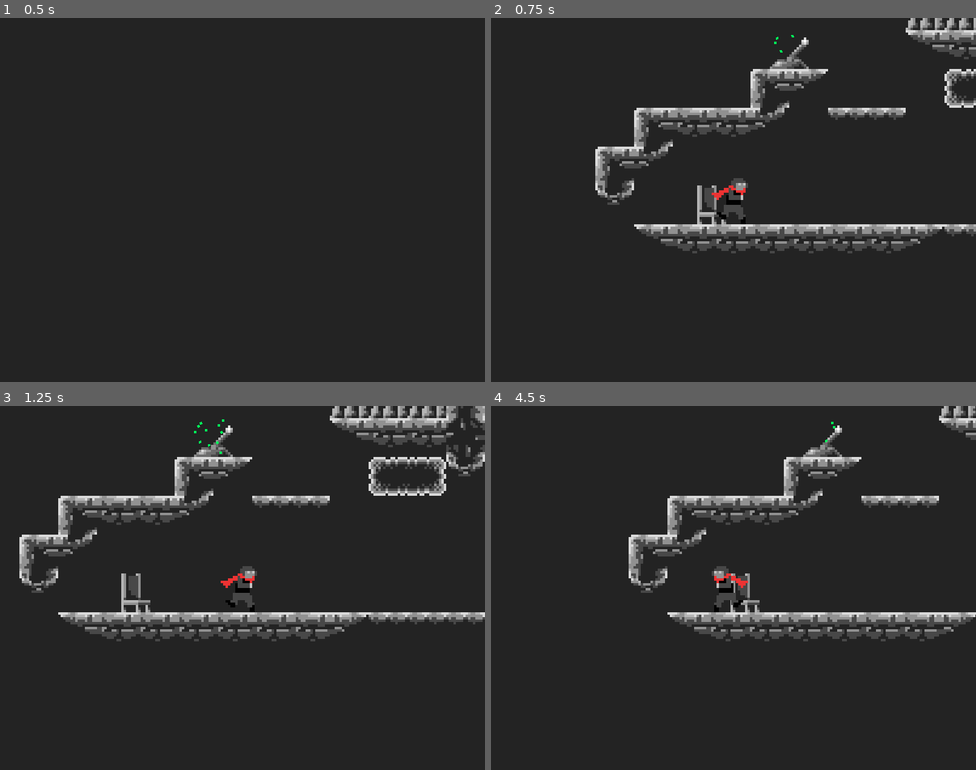
Above: before the commit, frames 1-4 (two rows, left to right).
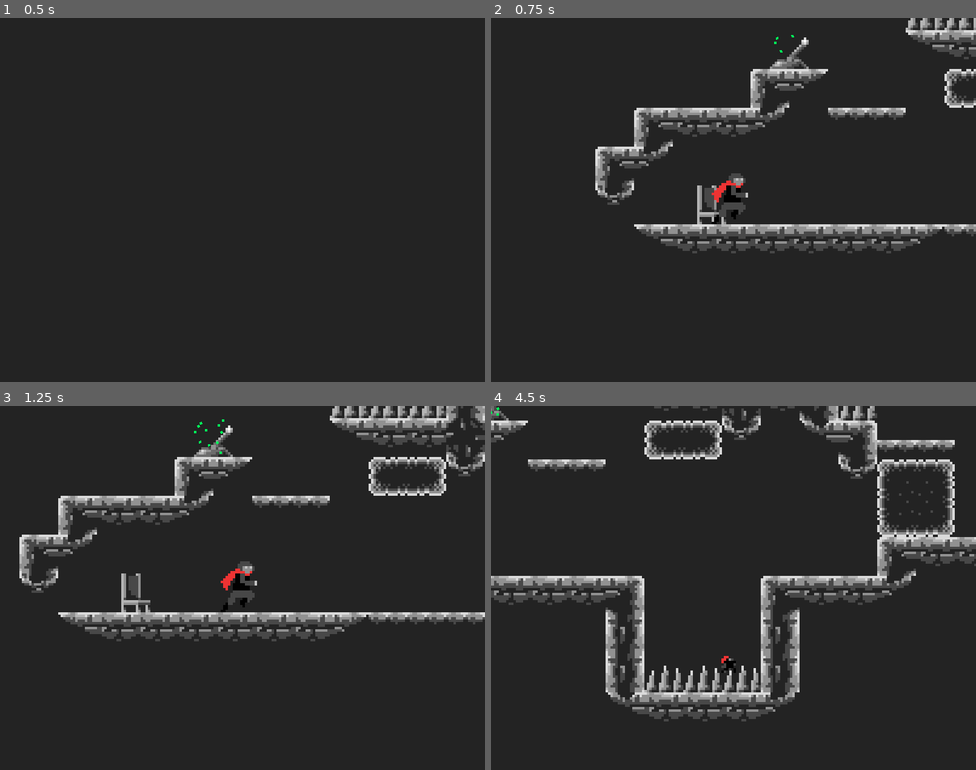
Above: after the commit, the same moments.

Repository: kopytlyanka/TCoC
Game: Godot game, scene res://UI/MainMenu/MainMenu.tscn
Same seed, same stepped clock (60 frames per second), same inputs: the game is played once before the commit and once after it.
Inputs:
- Up to frame 1 (0.5 s): no input
- Up to frame 2 (0.75 s): tap Enter at 0.5 s; hold Right (ui_right) from 0.53 s (still down)
- Up to frame 3 (1.25 s): keep holding Right (ui_right); tap Up (ui_up) at 0.77 s
- Up to frame 4 (4.5 s): tap Up (ui_up) at 1.52, 3.02, 3.77 s; release Right (ui_right) at 2.03 s; hold Left (ui_left) 2.03-2.78 s; hold Right (ui_right) 2.78-4.28 s; hold Left (ui_left) from 4.28 s (still down)

Frame 1 is identical in both runs. In frame 2, 0.5% of the frame differs, in the area x 45-53%, y 42-57%; in frame 3, 0.5%; in frame 4, 23%, in the area x 0-100%, y 0-87%.

Commit message:
animations

Diff:
--- a/Player/Player.tscn
+++ b/Player/Player.tscn
@@ -1,5 +1,6 @@
-[gd_scene load_steps=32 format=2]
+[gd_scene load_steps=67 format=2]
 
+[ext_resource path="res://Player/assets/die_l/sprite_1.png" type="Texture" id=1]
 [ext_resource path="res://Player/scripts/Player.gd" type="Script" id=2]
 [ext_resource path="res://Player/scripts/cameraController.gd" type="Script" id=3]
 [ext_resource path="res://Player/assets/run/sprite_1.png" type="Texture" id=4]
@@ -10,6 +11,7 @@
 [ext_resource path="res://Player/assets/run_l/sprite_3.png" type="Texture" id=9]
 [ext_resource path="res://Player/assets/run/sprite_2.png" type="Texture" id=10]
 [ext_resource path="res://Player/assets/run/sprite_0.png" type="Texture" id=11]
+[ext_resource path="res://Player/assets/die_l/sprite_0.png" type="Texture" id=12]
 [ext_resource path="res://Player/assets/run_l/sprite_2.png" type="Texture" id=13]
 [ext_resource path="res://Player/assets/run_l/sprite_4.png" type="Texture" id=14]
 [ext_resource path="res://Player/assets/jump_d_l/sprite_0.png" type="Texture" id=15]
@@ -27,6 +29,39 @@
 [ext_resource path="res://Player/assets/jump_st/sprite_2.png" type="Texture" id=27]
 [ext_resource path="res://Player/assets/jump_st_l/sprite_3.png" type="Texture" id=28]
 [ext_resource path="res://Player/assets/jump_d/sprite_2.png" type="Texture" id=29]
+[ext_resource path="res://Player/assets/die/sprite_7.png" type="Texture" id=30]
+[ext_resource path="res://Player/assets/die_l/sprite_3.png" type="Texture" id=31]
+[ext_resource path="res://Player/assets/die_l/sprite_5.png" type="Texture" id=32]
+[ext_resource path="res://Player/assets/die_l/sprite_6.png" type="Texture" id=33]
+[ext_resource path="res://Player/assets/die/sprite_6.png" type="Texture" id=34]
+[ext_resource path="res://Player/assets/die_l/sprite_7.png" type="Texture" id=35]
+[ext_resource path="res://Player/assets/die/sprite_4.png" type="Texture" id=36]
+[ext_resource path="res://Player/assets/die/sprite_5.png" type="Texture" id=37]
+[ext_resource path="res://Player/assets/die/sprite_2.png" type="Texture" id=38]
+[ext_resource path="res://Player/assets/die/sprite_3.png" type="Texture" id=39]
+[ext_resource path="res://Player/assets/die/sprite_8.png" type="Texture" id=40]
+[ext_resource path="res://Player/assets/die/sprite_0.png" type="Texture" id=41]
+[ext_resource path="res://Player/assets/die/sprite_1.png" type="Texture" id=42]
+[ext_resource path="res://Player/assets/die_l/sprite_2.png" type="Texture" id=43]
+[ext_resource path="res://Player/assets/die_l/sprite_8.png" type="Texture" id=44]
+[ext_resource path="res://Player/assets/attack/sprite_7.png" type="Texture" id=45]
+[ext_resource path="res://Player/assets/attack_l/sprite_5.png" type="Texture" id=46]
+[ext_resource path="res://Player/assets/attack_l/sprite_6.png" type="Texture" id=47]
+[ext_resource path="res://Player/assets/attack_l/sprite_1.png" type="Texture" id=48]
+[ext_resource path="res://Player/assets/attack_l/sprite_7.png" type="Texture" id=49]
+[ext_resource path="res://Player/assets/attack/sprite_3.png" type="Texture" id=50]
+[ext_resource path="res://Player/assets/attack_l/sprite_4.png" type="Texture" id=51]
+[ext_resource path="res://Player/assets/attack/sprite_5.png" type="Texture" id=52]
+[ext_resource path="res://Player/assets/attack_l/sprite_8.png" type="Texture" id=53]
+[ext_resource path="res://Player/assets/attack_l/sprite_0.png" type="Texture" id=54]
+[ext_resource path="res://Player/assets/attack_l/sprite_2.png" type="Texture" id=55]
+[ext_resource path="res://Player/assets/attack/sprite_2.png" type="Texture" id=56]
+[ext_resource path="res://Player/assets/attack/sprite_6.png" type="Texture" id=57]
+[ext_resource path="res://Player/assets/attack/sprite_8.png" type="Texture" id=58]
+[ext_resource path="res://Player/assets/attack_l/sprite_3.png" type="Texture" id=59]
+[ext_resource path="res://Player/assets/attack/sprite_1.png" type="Texture" id=60]
+[ext_resource path="res://Player/assets/attack/sprite_0.png" type="Texture" id=61]
+[ext_resource path="res://Player/assets/attack/sprite_4.png" type="Texture" id=62]
 
 [sub_resource type="RectangleShape2D" id=1]
 extents = Vector2( 2.5, 9 )
@@ -41,22 +76,42 @@
 
 [sub_resource type="SpriteFrames" id=4]
 animations = [ {
-"frames": [ ExtResource( 19 ), ExtResource( 20 ), ExtResource( 29 ) ],
+"frames": [ ExtResource( 61 ), ExtResource( 60 ), ExtResource( 56 ), ExtResource( 50 ), ExtResource( 62 ), ExtResource( 52 ), ExtResource( 57 ), ExtResource( 45 ), ExtResource( 58 ) ],
+"loop": false,
+"name": "attack",
+"speed": 5.0
+}, {
+"frames": [ ExtResource( 54 ), ExtResource( 48 ), ExtResource( 55 ), ExtResource( 59 ), ExtResource( 51 ), ExtResource( 46 ), ExtResource( 47 ), ExtResource( 49 ), ExtResource( 53 ) ],
+"loop": false,
+"name": "attack_l",
+"speed": 5.0
+}, {
+"frames": [ ExtResource( 41 ), ExtResource( 42 ), ExtResource( 38 ), ExtResource( 39 ), ExtResource( 36 ), ExtResource( 37 ), ExtResource( 34 ), ExtResource( 30 ), ExtResource( 40 ) ],
+"loop": false,
+"name": "die",
+"speed": 10.0
+}, {
+"frames": [ ExtResource( 12 ), ExtResource( 1 ), ExtResource( 43 ), ExtResource( 31 ), ExtResource( 31 ), ExtResource( 32 ), ExtResource( 33 ), ExtResource( 35 ), ExtResource( 44 ) ],
+"loop": false,
+"name": "die_l",
+"speed": 5.0
+}, {
+"frames": [ ExtResource( 19 ), ExtResource( 19 ), ExtResource( 19 ), ExtResource( 20 ), ExtResource( 29 ) ],
 "loop": false,
 "name": "jump_d",
 "speed": 5.0
 }, {
-"frames": [ ExtResource( 15 ), ExtResource( 21 ), ExtResource( 22 ) ],
+"frames": [ ExtResource( 15 ), ExtResource( 15 ), ExtResource( 15 ), ExtResource( 21 ), ExtResource( 22 ) ],
 "loop": false,
 "name": "jump_d_l",
 "speed": 5.0
 }, {
-"frames": [ ExtResource( 17 ), ExtResource( 16 ), ExtResource( 27 ), ExtResource( 18 ) ],
+"frames": [ ExtResource( 17 ), ExtResource( 16 ), ExtResource( 27 ), ExtResource( 27 ), ExtResource( 18 ), ExtResource( 18 ) ],
 "loop": false,
 "name": "jump_st",
 "speed": 5.0
 }, {
-"frames": [ ExtResource( 25 ), ExtResource( 23 ), ExtResource( 24 ), ExtResource( 28 ) ],
+"frames": [ ExtResource( 25 ), ExtResource( 23 ), ExtResource( 24 ), ExtResource( 24 ), ExtResource( 28 ), ExtResource( 28 ) ],
 "loop": false,
 "name": "jump_st_l",
 "speed": 5.0
@@ -115,6 +170,6 @@
 
 [node name="AnimatedSprite" type="AnimatedSprite" parent="."]
 frames = SubResource( 4 )
-animation = "stop"
-speed_scale = 2.0
+animation = "attack_l"
+frame = 8
 playing = true
--- a/Player/scripts/Player.gd
+++ b/Player/scripts/Player.gd
@@ -17,11 +17,21 @@
 
 var velocity: Vector2 = Vector2.ZERO
 var motion_state: bool = true
+var die: bool = false
 
 func _ready():
 	$RigidArea.connect("body_entered", self, 'die')
+	$AnimatedSprite.connect("animation_finished", self, 'e_die')
+
+func e_die():
+	if die:
+		Game.save()
+		get_tree().change_scene("res://UI/MainMenu/MainMenu.tscn")
 
 func _process(_delta):
+	if die:
+		$AnimatedSprite.play("die")
+		return
 	if Input.is_action_just_pressed("ui_down"):
 		for object in $InteractArea.get_overlapping_areas():
 			if object.has_method("interact"):
@@ -40,12 +50,13 @@
 			else:
 				$AnimatedSprite.play("jump_d_l")
 	else:
-		if Input.get_action_strength("ui_right"):
-			$AnimatedSprite.play("run")
-		elif Input.get_action_strength("ui_left"):
-			$AnimatedSprite.play("run_l")
-		else:
-			$AnimatedSprite.play("stop")
+
+			if Input.get_action_strength("ui_right"):
+				$AnimatedSprite.play("run")
+			elif Input.get_action_strength("ui_left"):
+				$AnimatedSprite.play("run_l")
+			else:
+				$AnimatedSprite.play("stop")
 
 func _physics_process(delta):
 	if can_not_move() : return
@@ -83,5 +94,5 @@
 	return not motion_state
 
 func die(_body) -> void:
-	Game.save()
-	get_tree().change_scene("res://UI/MainMenu/MainMenu.tscn")
+	$AnimatedSprite.stop()
+	die = true
Binary file added: Player/assets/attack/sprite_0.png
Not shown, added: Player/assets/attack/sprite_0.png.import
Binary file added: Player/assets/attack/sprite_1.png
Not shown, added: Player/assets/attack/sprite_1.png.import
Binary file added: Player/assets/attack/sprite_2.png
Not shown, added: Player/assets/attack/sprite_2.png.import
Binary file added: Player/assets/attack/sprite_3.png
Not shown, added: Player/assets/attack/sprite_3.png.import
Binary file added: Player/assets/attack/sprite_4.png
Not shown, added: Player/assets/attack/sprite_4.png.import
Binary file added: Player/assets/attack/sprite_5.png
Not shown, added: Player/assets/attack/sprite_5.png.import
(and 60 more such lines)
